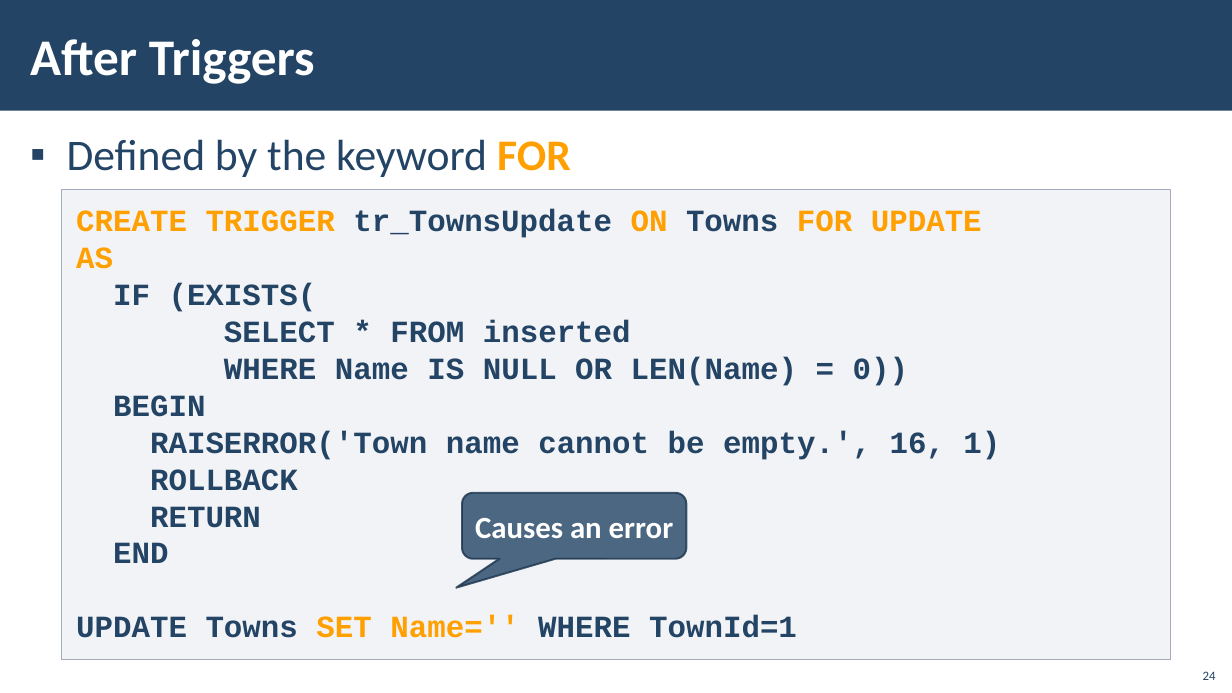
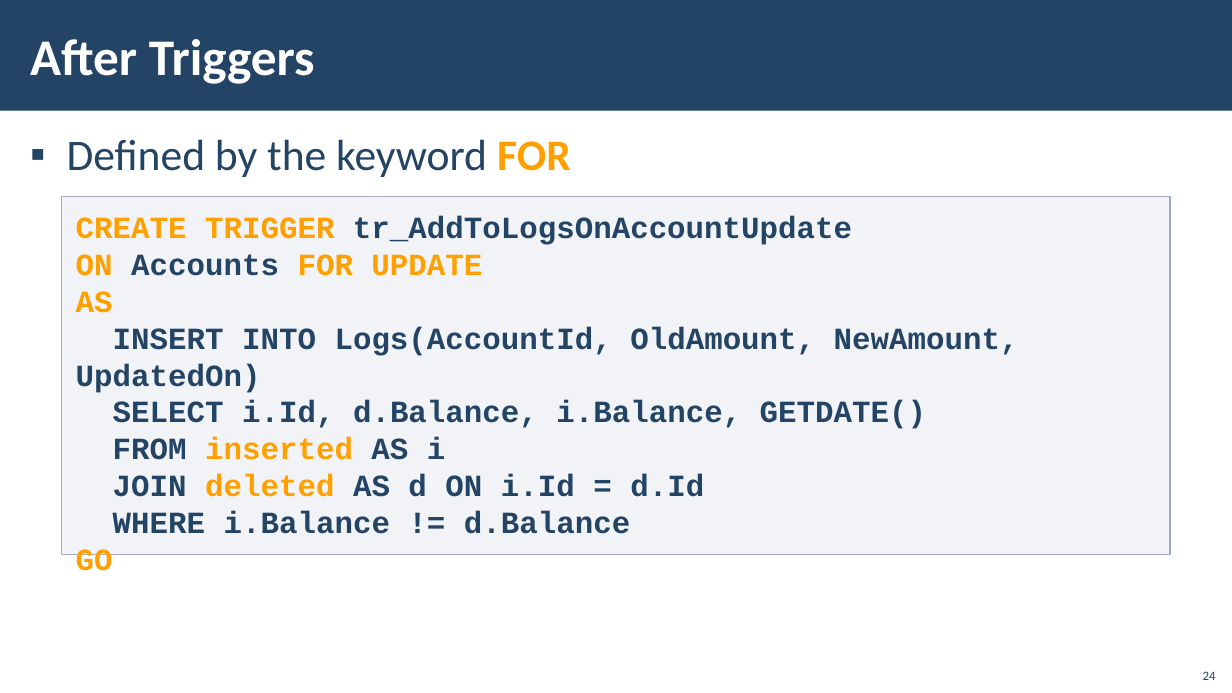
Before and after one commit to ErayErol/Software-University-Courses, a slide deck: slide 24 of 2021.01 - [ MS SQL Server ]/15 - [ Triggers and Transactions - LAB ]/00 - [ Resources ]/Presentation.pptx. Drawn at 1232x693 pixels with LibreOffice and Linux fonts; fonts in the diff are those of the drawing; background and template pictures are left out. Boxes give left, top, right and bottom in pixels: in the first picture for what was removed or moved away, otherwise in the second. Text is boxed around its words. In the diff, an @@ line names an element or a change of style, - is before the commit and + after.

```diff
--- a/2021.01 - [ MS SQL Server ]/15 - [ Triggers and Transactions - LAB ]/00 - [ Resources ]/Presentation.pptx
+++ b/2021.01 - [ MS SQL Server ]/15 - [ Triggers and Transactions - LAB ]/00 - [ Resources ]/Presentation.pptx
@@ rectangle "CREATE TRIGGER tr_AddToLogsOnAccountUpdate": place and size @@
-rectangle "CREATE TRIGGER tr_AddToLogsOnAccountUpdate" at (62,189,1171,660)
+rectangle "CREATE TRIGGER tr_AddToLogsOnAccountUpdate" at (61,197,1170,555)
@@ text in rectangle at (76,216,852,276): text changed; text colour #FFA000 to #234465 @@
-CREATE TRIGGER tr_TownsUpdate ON Towns FOR UPDATE
+CREATE TRIGGER tr_AddToLogsOnAccountUpdate
+ON Accounts FOR UPDATE
@@ text in rectangle at (76,326,1019,571): text changed @@
-IF (EXISTS(
-SELECT * FROM inserted
-WHERE Name IS NULL OR LEN(Name) = 0))
-BEGIN
-RAISERROR('Town name cannot be empty.', 16, 1)
-ROLLBACK
-RETURN
-END
-UPDATE Towns SET Name='' WHERE TownId=1
+INSERT INTO Logs(AccountId, OldAmount, NewAmount, UpdatedOn)
+SELECT i.Id, d.Balance, i.Balance, GETDATE()
+FROM inserted AS i
+JOIN deleted AS d ON i.Id = d.Id
+WHERE i.Balance != d.Balance
+GO
@@ rounded speech box removed at (462,493,687,558) @@
-Causes an error
```
Also in this commit, not shown: 5 other slides changed, 6 other files.
